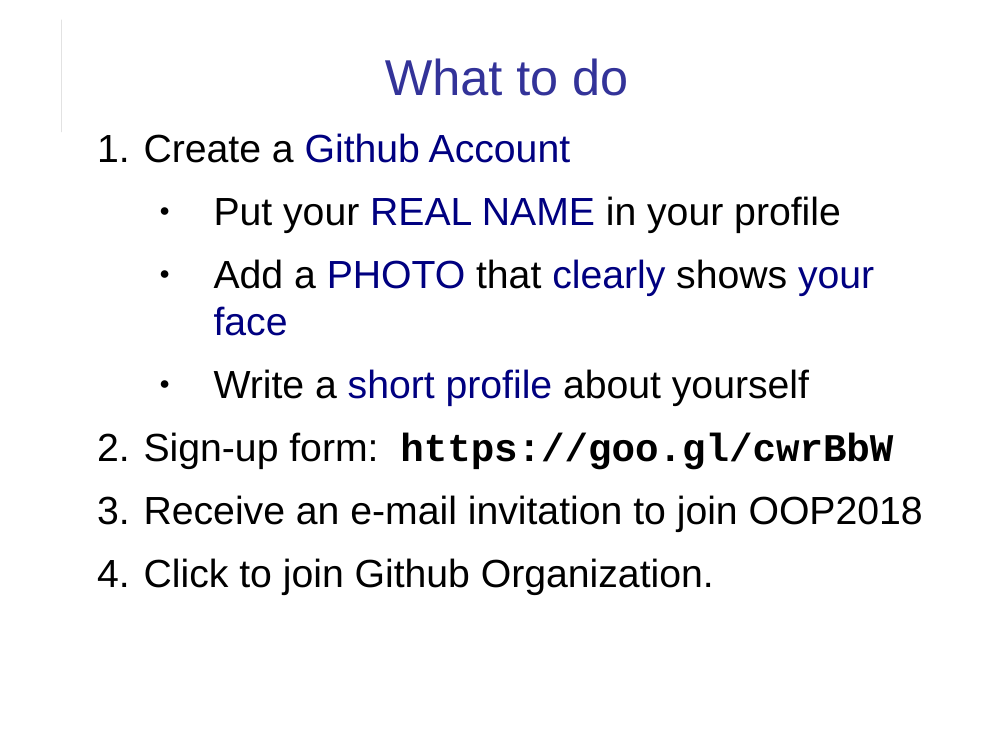
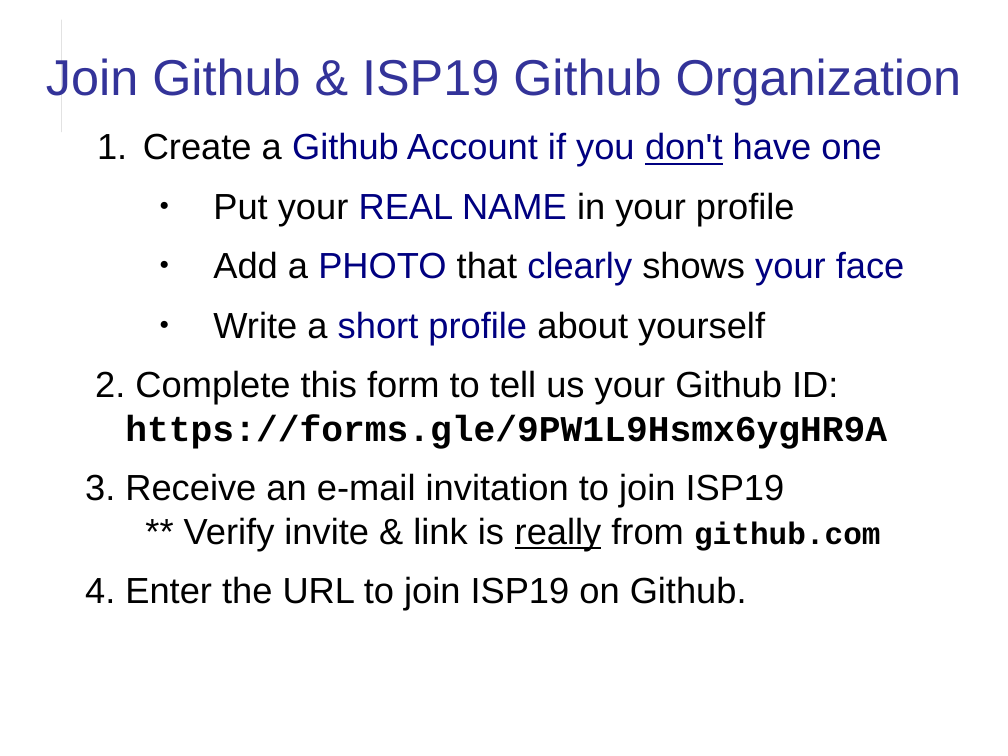
Before and after one commit to skeoop/skeoop.github.io, a slide deck: slide 3 of git/Using-Github.ppt. Drawn at 1008x756 pixels with LibreOffice and Linux fonts; fonts in the diff are those of the drawing. Boxes give left, top, right and bottom in pixels: in the first picture for what was removed or moved away, otherwise in the second. Text is boxed around its words. In the diff, an @@ line names an element or a change of style, - is before the commit and + after.

```diff
--- a/git/Using-Github.ppt
+++ b/git/Using-Github.ppt
@@ title at box(46, 58, 962, 105): text changed @@
-What to do
+Join Github & ISP19 Github Organization
@@ text at box(143, 132, 882, 166): text changed; size 28 to 25.9 pt @@
-1. Create a Github Account
+1. Create a Github Account if you don't have one
@@ text at box(213, 192, 905, 344): size 28 to 25.9 pt in "Put your REAL NAME in your profile", "Add a PHOTO that clearly shows your ...", "Write a short profile about yourself"; indent changed @@
@@ text at box(85, 370, 887, 610): text changed; size 28 to 25.9 pt @@
-2. Sign-up form: https://goo.gl/cwrBbW
-3. Receive an e-mail invitation to join OOP2018
-4. Click to join Github Organization.
+2. Complete this form to tell us your Github ID:
+https://forms.gle/9PW1L9Hsmx6ygHR9A
+3. Receive an e-mail invitation to join ISP19
+** Verify invite & link is really from github.com
+4. Enter the URL to join ISP19 on Github.
```
Also in this commit, not shown: 9 other slides changed, 21 other files.
